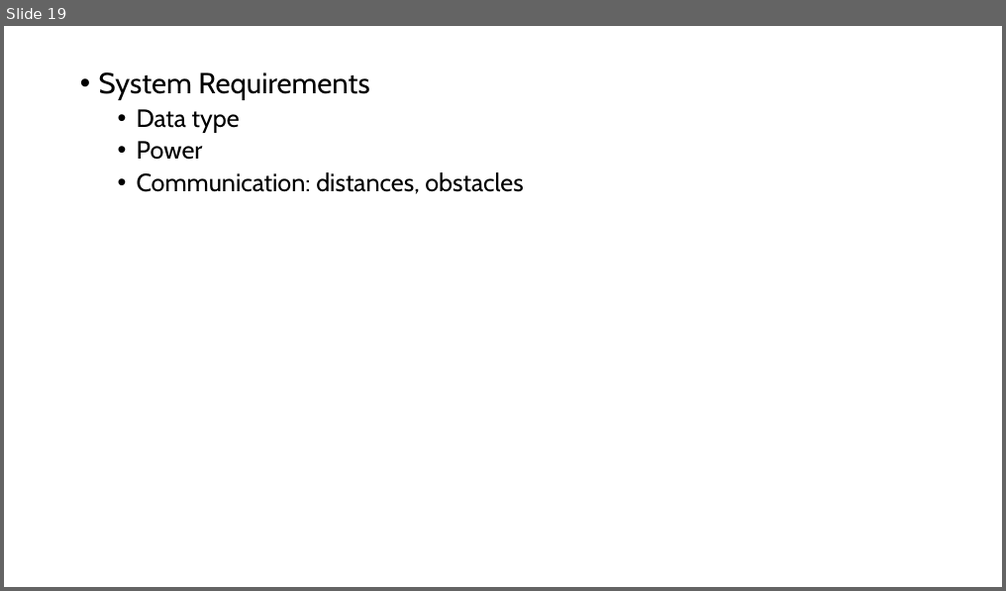
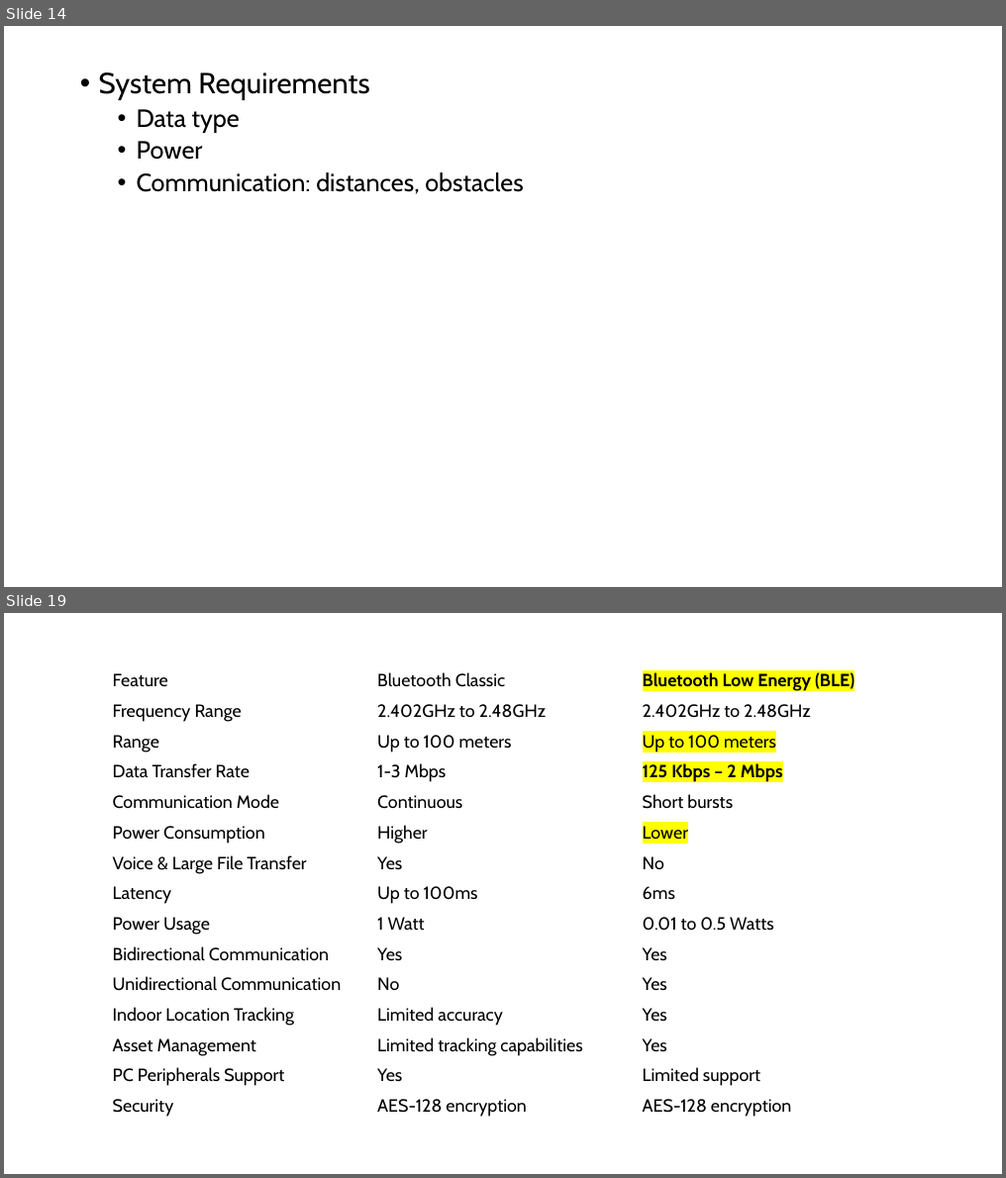
Before and after one commit to GXG-CS/on_device_learning, a slide deck: Swarm TinyML.pptx. Shown one above the other, each under a label of ours: slide 19 before the commit, slides 14 and 19 after it; the slides between them are not shown. The pictures are 1006x591 and 1006x1178 pixels, drawn with LibreOffice and Linux fonts; fonts in the diff are those of the drawing. Boxes give left, top, right and bottom in pixels: in the first picture for what was removed or moved away, otherwise in the second. Text is boxed around its words. In the diff, an @@ line names an element or a change of style, - is before the commit and + after.

```diff
--- a/Swarm TinyML.pptx
+++ b/Swarm TinyML.pptx
@@ slide 19 added at (x1=4, y1=613, x2=1002, y2=1174), background #FFFFFF @@
@@ table added at (x1=106, y1=665, x2=901, y2=1121), 15 rows, 3 columns @@
+Feature | Bluetooth Classic | Bluetooth Low Energy (BLE)
+Frequency Range | 2.402GHz to 2.48GHz | 2.402GHz to 2.48GHz
+Range | Up to 100 meters | Up to 100 meters
+Data Transfer Rate | 1-3 Mbps | 125 Kbps – 2 Mbps
+Communication Mode | Continuous | Short bursts
+Power Consumption | Higher | Lower
+Voice & Large File Transfer | Yes | No
+Latency | Up to 100ms | 6ms
+Power Usage | 1 Watt | 0.01 to 0.5 Watts
+Bidirectional Communication | Yes | Yes
+Unidirectional Communication | No | Yes
+Indoor Location Tracking | Limited accuracy | Yes
+Asset Management | Limited tracking capabilities | Yes
+PC Peripherals Support | Yes | Limited support
+Security | AES-128 encryption | AES-128 encryption
@@ what was slide 19 is now slide 14 @@
```
Also in this commit, not shown: 1 slide changed, 4 other slides added, 13 slides removed.
